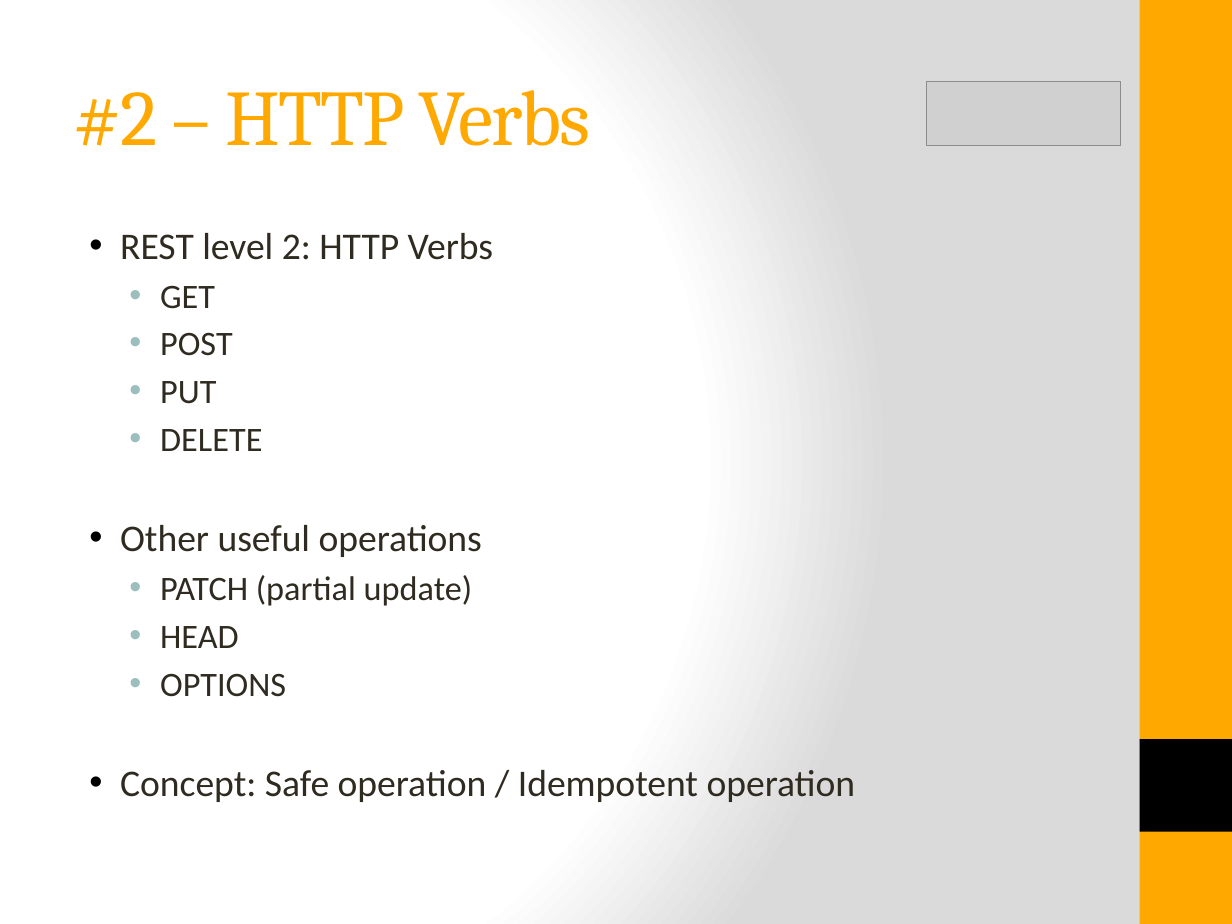
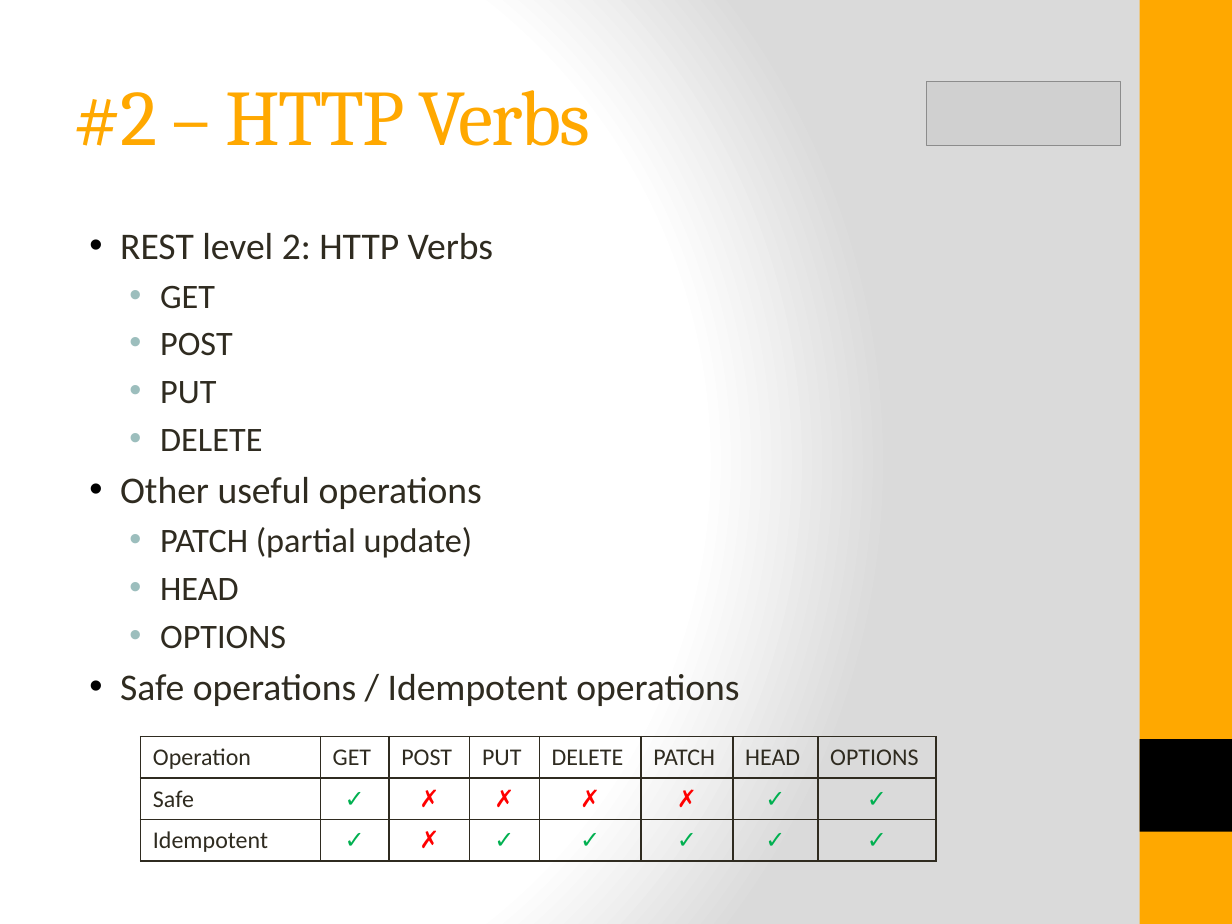
Before and after one commit to istibekesi/my-restful-api, a slide deck: slide 8 of doc/RESTful API Design.pptx. Drawn at 1232x924 pixels with LibreOffice and Linux fonts; fonts in the diff are those of the drawing; grey boxes stand for pictures. Boxes give left, top, right and bottom in pixels: in the first picture for what was removed or moved away, otherwise in the second. Text is boxed around its words. In the diff, an @@ line names an element or a change of style, - is before the commit and + after.

```diff
--- a/doc/RESTful API Design.pptx
+++ b/doc/RESTful API Design.pptx
@@ text at <box>120,674,739,706</box>: text changed @@
-• Concept: Safe operation / Idempotent operation
+• Safe operations / Idempotent operations
@@ table added at <box>140,737,936,860</box>, 3 rows, 8 columns @@
+Operation | GET | POST | PUT | DELETE | PATCH | HEAD | OPTIONS
+Safe | ✓ | ✗ | ✗ | ✗ | ✗ | ✓ | ✓
+Idempotent | ✓ | ✗ | ✓ | ✓ | ✓ | ✓ | ✓
```
Also in this commit, not shown: 1 other slide changed, 4 slides added, 4 other files.
